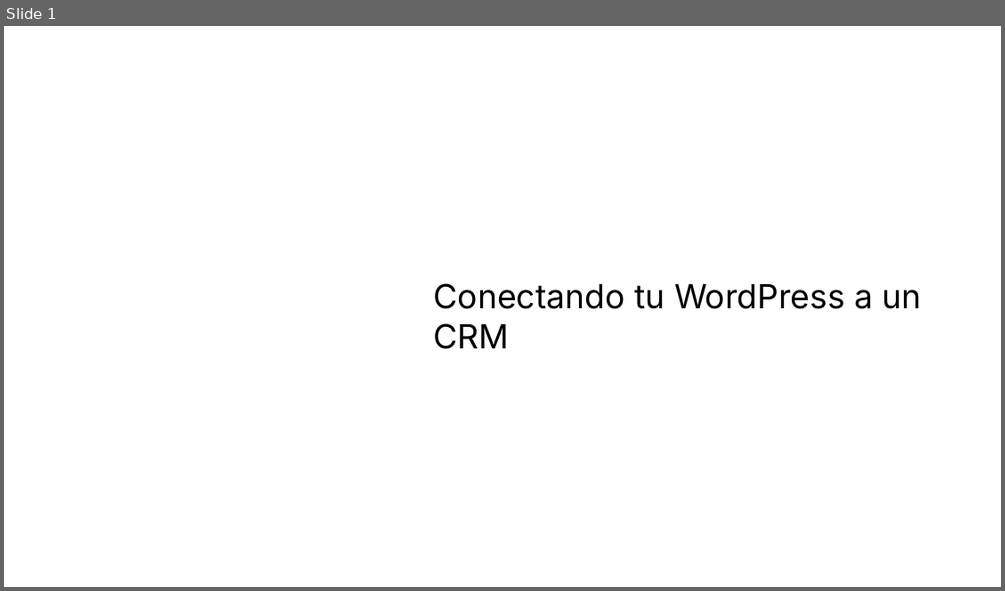
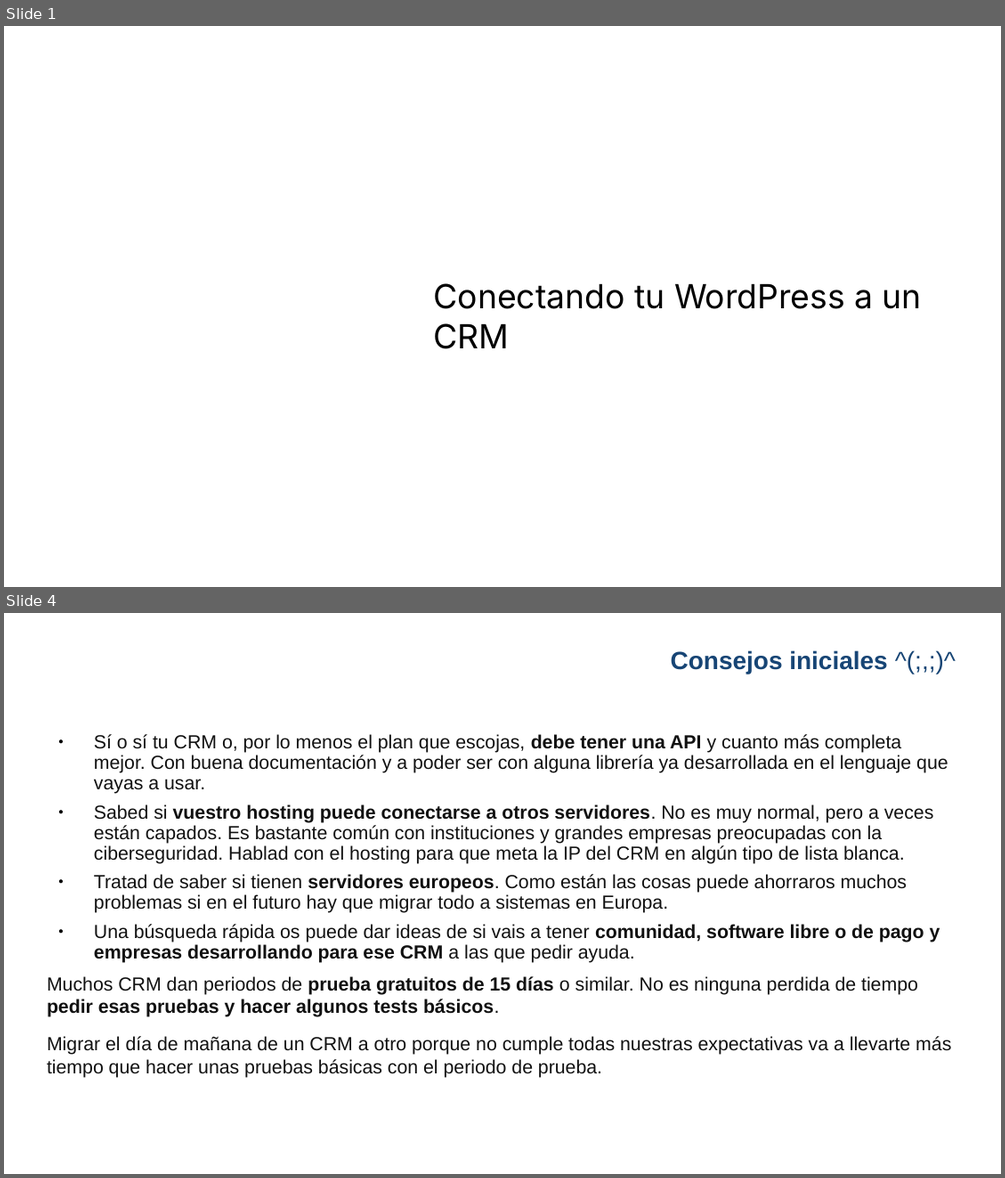
Before and after one commit to gwannon/WordCampBilbao2025, a slide deck: WCBIO25_Jorge-Monclus.pptx. Shown one above the other, each under a label of ours: slide 1 before the commit, slides 1 and 4 after it; the slides between them are not shown. The pictures are 1005x591 and 1005x1178 pixels, drawn with LibreOffice and Linux fonts; fonts in the diff are those of the drawing; background and template pictures are left out. Boxes give left, top, right and bottom in pixels: in the first picture for what was removed or moved away, otherwise in the second. Text is boxed around its words. In the diff, an @@ line names an element or a change of style, - is before the commit and + after.

```diff
--- a/WCBIO25_Jorge-Monclus.pptx
+++ b/WCBIO25_Jorge-Monclus.pptx
@@ slide 4 added at <box>4,613,1001,1174</box>, background picture (left out) @@
@@ title added at <box>671,650,887,674</box>, 18 pt, text #174575, bold @@
+Consejos iniciales ^(;,;)^
@@ text added at <box>47,734,951,1078</box>, 13.7 pt, text #111111 @@
+● Sí o sí tu CRM o, por lo menos el plan que escojas, debe tener una API y cuanto más completa mejor. Con buena documentación y a poder ser con alguna librería ya desarrollada en el lenguaje que vayas a usar.
+● Sabed si vuestro hosting puede conectarse a otros servidores. No es muy normal, pero a veces están capados. Es bastante común con instituciones y grandes empresas preocupadas con la ciberseguridad. Hablad con el hosting para que meta la IP del CRM en algún tipo de lista blanca.
+● Tratad de saber si tienen servidores europeos. Como están las cosas puede ahorraros muchos problemas si en el futuro hay que migrar todo a sistemas en Europa.
+● Una búsqueda rápida os puede dar ideas de si vais a tener comunidad, software libre o de pago y empresas desarrollando para ese CRM a las que pedir ayuda.
+Muchos CRM dan periodos de prueba gratuitos de 15 días o similar. No es ninguna perdida de tiempo pedir esas pruebas y hacer algunos tests básicos.
+Migrar el día de mañana de un CRM a otro porque no cumple todas nuestras expectativas va a llevarte más tiempo que hacer unas pruebas básicas con el periodo de prueba.
```
Also in this commit, not shown: 2 slides changed, 15 other slides added, 4 slides removed, 2 other files.
